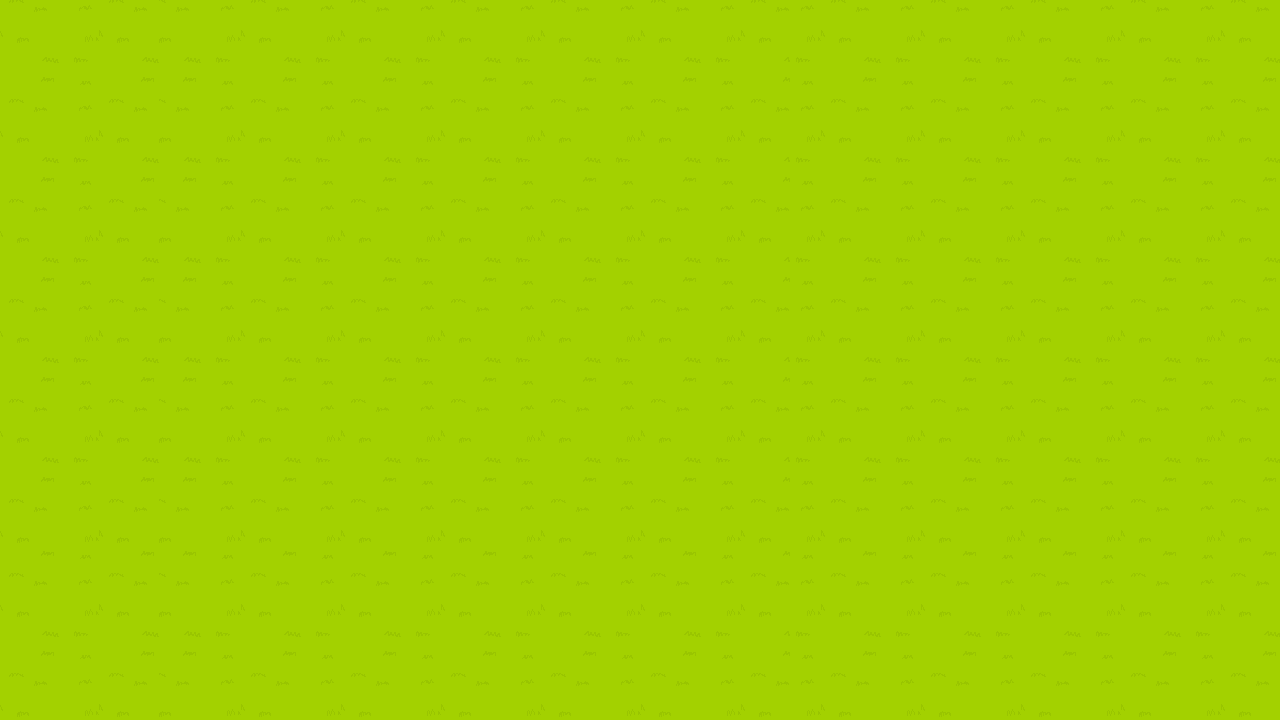
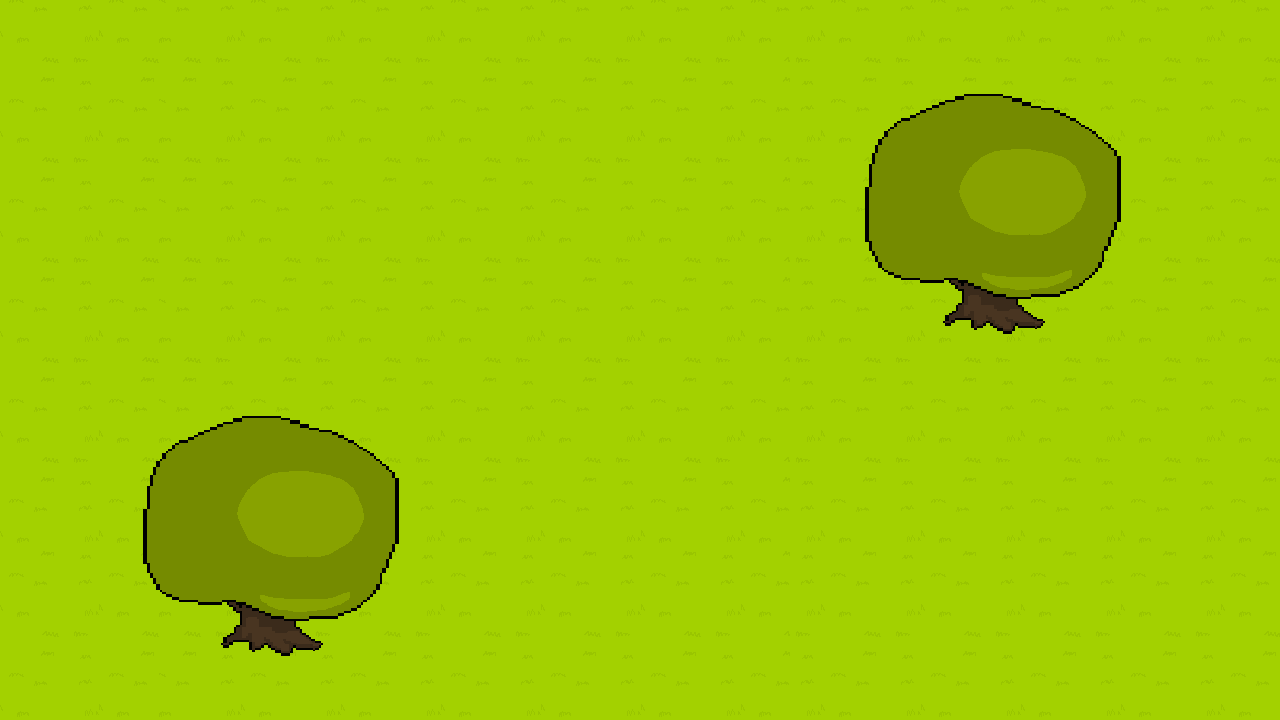
The second 1280px x 720px image is a revision of the first. Changes to its layers:
added layer "Camada 3" above "Camada 2" over [865, 94, 1121, 334]
added layer "Camada 2" above "Camada 1" over [143, 416, 399, 656]
